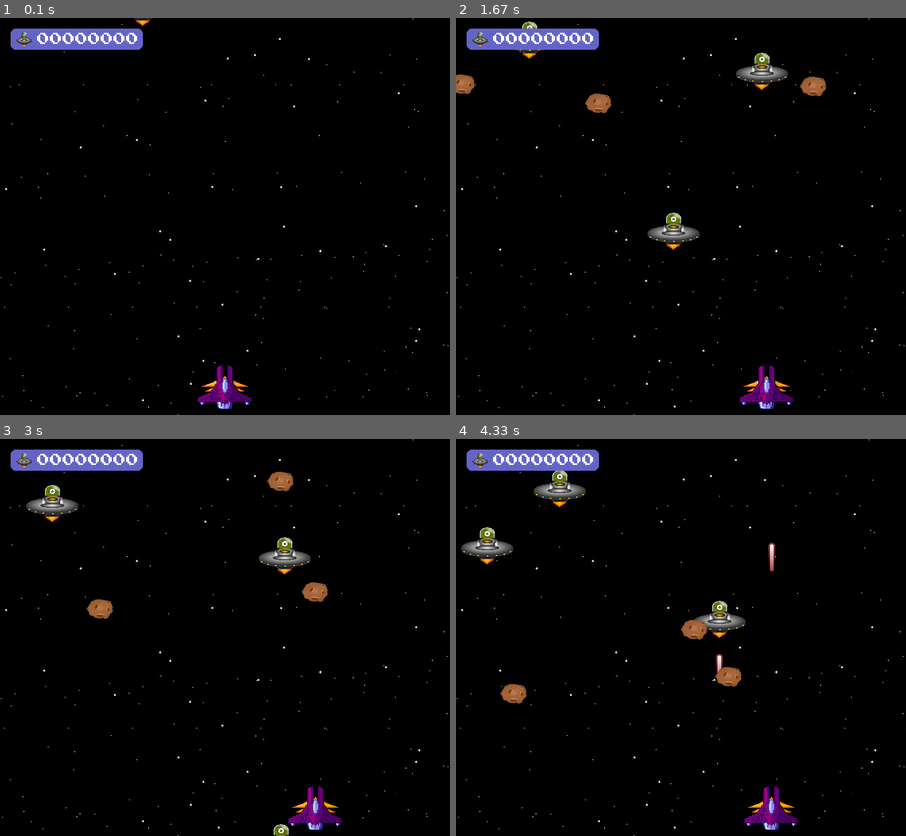
Above: before the commit, frames 1-4 (two rows, left to right).
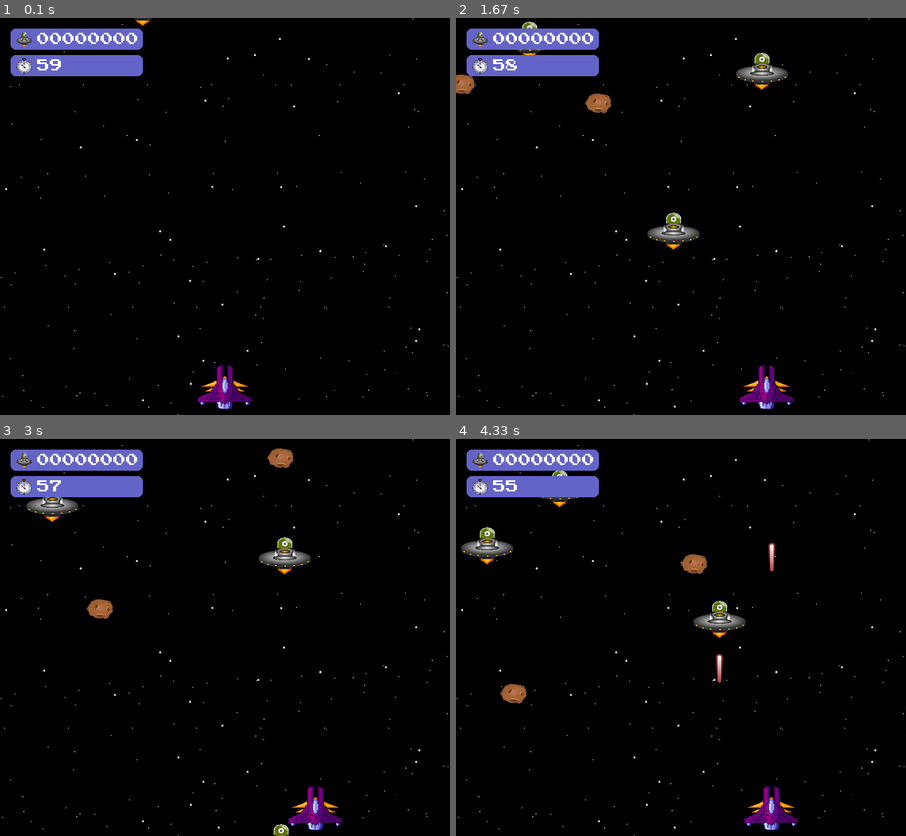
Above: after the commit, the same moments.

Repository: MicaeleGomes/Pygame
Game: pygame game, started from tela_principal.py
Same seed, same stepped clock (60 frames per second), same inputs: the game is played once before the commit and once after it.
Inputs:
- Up to frame 1 (0.1 s): no input
- Up to frame 2 (1.67 s): hold Right 0.33-0.8 s; hold Right 0.83-1.3 s; hold Left from 1.33 s (still down)
- Up to frame 3 (3 s): release Left at 1.87 s; hold Left 1.9-2.3 s; hold Right 2.33-2.97 s
- Up to frame 4 (4.33 s): tap Space at 3, 3.4, 3.7, 3.9, 4.2 s; hold Left 3.33-3.8 s; hold Right 3.83-4.3 s

The runs differ from the first frame. In frame 1, 1.5% of the frame differs, in the area x 2-32%, y 9-15%; in frame 2, 1.8%; in frame 3, 2.2%; in frame 4, 2.2%, in the area x 2-64%, y 9-63%.

Commit message:
Adicionando temporizador de jogo + Lógica para acabar jogo quando acabar o tempo.

Diff:
--- a/tela_principal.py
+++ b/tela_principal.py
@@ -48,6 +48,9 @@
 meteoro = pygame.transform.scale(meteoro, (largura_meteoro, altura_meteoro))
 meteoro_pequeno = pygame.transform.scale(meteoro, (largura_meteoro, altura_meteoro))
 
+# Carrega e redimensiona a imagem do alien para o placar
+alien_icon = pygame.transform.scale(assets['alien_img'], (30, 30))
+
 #--------Carrega a fonte do jogo------------
 font_path = 'Fontes/PressStart2P-Regular.ttf'  # Caminho do arquivo da fonte
 font = pygame.font.Font(font_path, 50)  # Tamanho da fonte (50 aqui)
@@ -69,9 +72,6 @@
 assets["explosion_anim"] = explosion_anim
 assets["score_font"] = pygame.font.Font('Fontes/PressStart2P.ttf', 28)
 
-# Carrega e redimensiona a imagem do alien para o placar
-alien_icon = pygame.transform.scale(assets['alien_img'], (30, 30))
-
 #------------------ Carrega os sons do jogo
 pygame.mixer.music.load('snd/somprincipal.ogg')
 pygame.mixer.music.set_volume(0.4)
@@ -102,8 +102,8 @@
         if self.rect.top > HEIGHT or self.rect.right < 0 or self.rect.left > WIDTH:
             self.rect.x = random.randint(0, WIDTH-largura_meteoro)
             self.rect.y = random.randint(-100, -altura_meteoro)
-            self.speedx = random.randint(-3, 4)
-            self.speedy = random.randint(6, 9)
+            self.speedx = random.randint(-2, 2)
+            self.speedy = random.randint(4, 7)
 
 # ----- Inicia estruturas de dados
 #Definindo os novos tipos de classes.
@@ -272,7 +272,7 @@
     all_aliens.add(alien)
 
 #--------Define a quantidade de meteoros.
-for _ in range(3):
+for _ in range(2):
     meteor = Meteor(meteoro)
     meteoros.add(meteor)
 
@@ -285,6 +285,15 @@
 #----------Define score/placar
 score = 0
 keys_down = {}
+
+# -------- Definindo temporizador
+GAME_DURATION = 60000  # Duração do jogo em milissegundos (60 segundos)
+start_time = pygame.time.get_ticks()  # Marca o tempo inicial do jogo
+
+# Carrega a imagem do cronômetro para o temporizador
+timer_icon = pygame.image.load('imagens/timer_pygame.png').convert_alpha()
+timer_icon = pygame.transform.scale(timer_icon, (30, 30))
+
 
 # ===== Loop principal =====
 pygame.mixer.music.play(loops=-1)
@@ -320,9 +329,10 @@
                         player.speedx -= 9
 
     # ----- Atualiza estado do jogo
+
     # Atualizando a posição dos aliens
     all_sprites.update()
-    #------ Atualiza a posição de todos os meteoros
+    # Atualiza a posição de todos os meteoros
     meteoros.update()
 
 
@@ -363,7 +373,7 @@
             score -= 200
 
         # Recria um novo meteoro para cada meteoro que colidiu
-        while len(meteoros) < 3:
+        while len(meteoros) < 2:
             novo_meteoro = Meteor(meteoro)
             meteoros.add(novo_meteoro)
             all_sprites.add(novo_meteoro)
@@ -375,29 +385,53 @@
             player = Ship(groups, assets)
             all_sprites.add(player)
 
+    # Calcula o tempo restante em segundos
+    elapsed_time = pygame.time.get_ticks() - start_time
+    remaining_time = max(0, (GAME_DURATION - elapsed_time) // 1000)  # Converte para segundos
+
+    # Finaliza o jogo quando o tempo acaba
+    if remaining_time <= 0:
+        state = DONE
+
     # ----- Gera saídas
     window.fill((0, 0, 0))
     window.blit(assets['background'], (0, 0))
 
-    #------------- Desenhando aliens
+    #------------- Desenhando aliens e meteoros
     all_sprites.draw(window)
-    #------------- Desenha todos os meteoros no grupo
     meteoros.draw(window)
 
     # ------------ Desenha o placar com a imagem do alien ao lado do score
     # Defina a posição da caixinha e desenhe o placar
     pygame.draw.rect(window, SCORE_BG_COLOR, (*SCORE_POSITION, SCORE_BOX_WIDTH, SCORE_BOX_HEIGHT), border_radius=10)
 
-    # Ajuste fino para centralizar o alien na caixinha
+    # Centralizando o ícone alien
     alien_icon_position = (SCORE_POSITION[0] + 10, SCORE_POSITION[1] + (SCORE_BOX_HEIGHT - alien_icon.get_height()) // 2)
     window.blit(alien_icon, alien_icon_position)
 
-    # Centraliza o texto do score ao lado da imagem do alien, na mesma posição vertical
+    # Centraliza o texto do score ao lado da imagem do alien
     text_surface = score_font.render("{:08d}".format(score), True, SCORE_COLOR)
     text_rect = text_surface.get_rect()
     text_rect.topleft = (alien_icon_position[0] + 40, SCORE_POSITION[1] + (SCORE_BOX_HEIGHT - text_rect.height) // 2)
     window.blit(text_surface, text_rect)
 
+    # Desenha a caixinha do temporizador
+    TIMER_BOX_POSITION = (20, 70)  # Posição do temporizador (abaixo do placar)
+    # TIMER_BOX_POSITION = (WIDTH - SCORE_BOX_WIDTH - 20, 20) # Lado superior direito
+
+    pygame.draw.rect(window, SCORE_BG_COLOR, (*TIMER_BOX_POSITION, SCORE_BOX_WIDTH, SCORE_BOX_HEIGHT), border_radius=10)
+
+    # Centralizando o ícone do cronômetro
+    timer_icon_position = (TIMER_BOX_POSITION[0] + 10, TIMER_BOX_POSITION[1] + (SCORE_BOX_HEIGHT - timer_icon.get_height()) // 2)
+    window.blit(timer_icon, timer_icon_position)
+
+    # Centraliza o texto do tempo restante ao lado do ícone do cronômetro
+    time_surface = score_font.render("{:02d}".format(remaining_time), True, SCORE_COLOR)
+    time_rect = time_surface.get_rect()
+    time_rect.topleft = (timer_icon_position[0] + 40, TIMER_BOX_POSITION[1] + (SCORE_BOX_HEIGHT - time_rect.height) // 2)
+    window.blit(time_surface, time_rect)
+
+
     pygame.display.update()  # Mostra o novo frame para o jogador
 
 # ===== Finalização =====
Binary file added: imagens/timer_pygame.png
